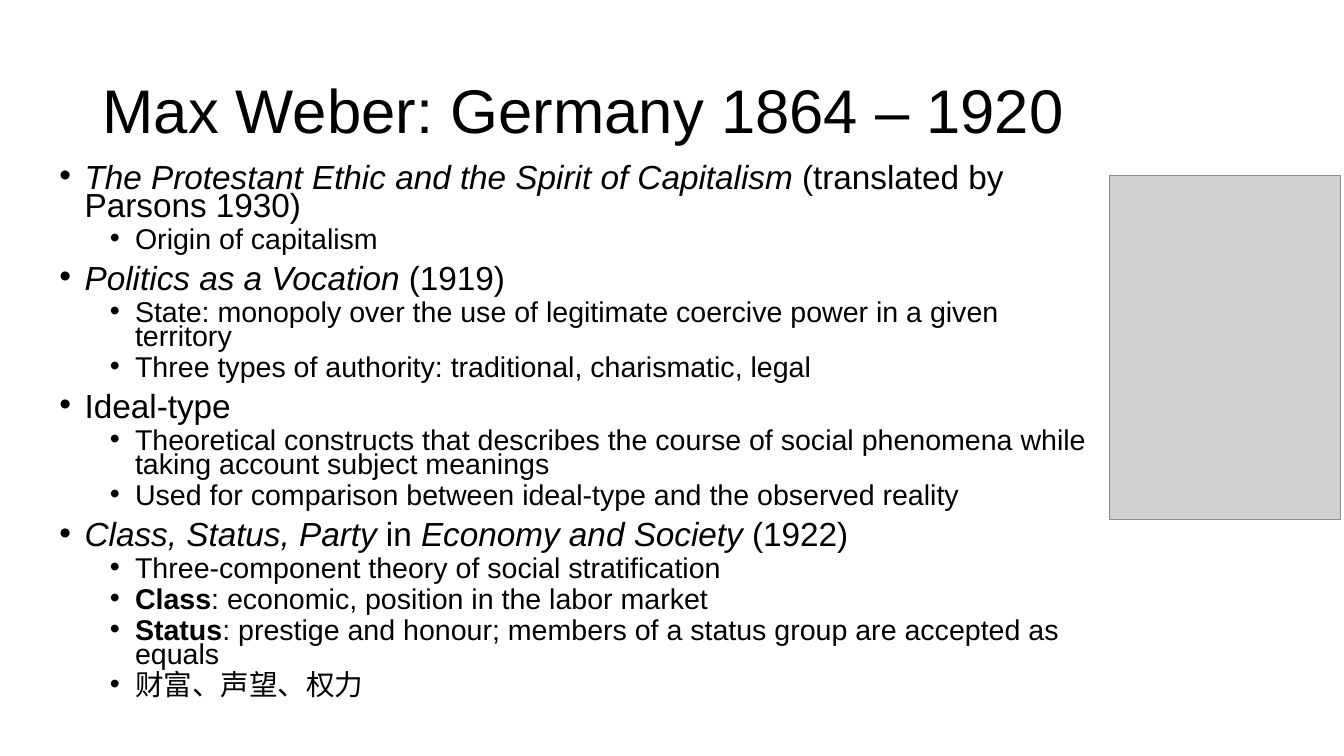
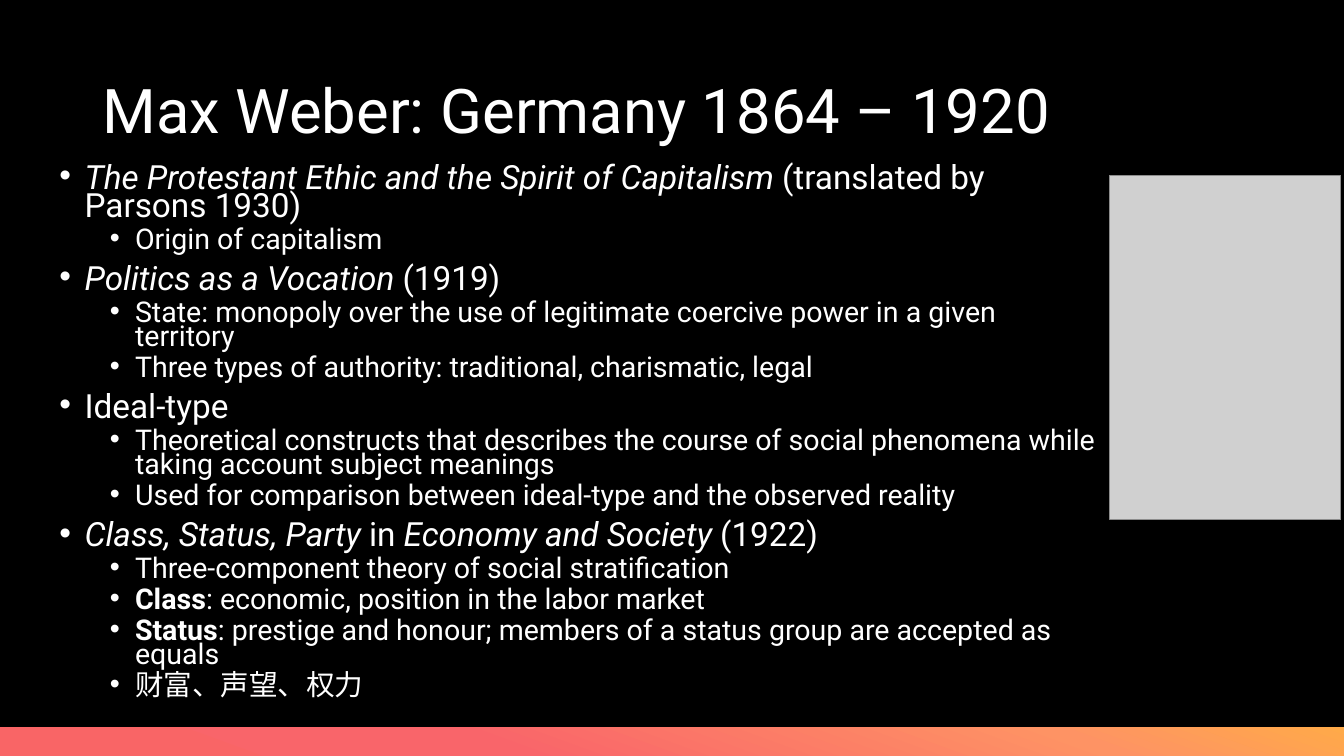
Before and after one commit to XueWenSYan/Intro_to_sociology, a slide deck: slide 15 of Meetings 1 & 2.pptx (slide 16 before the commit). Drawn at 1344x756 pixels with LibreOffice and Linux fonts; fonts in the diff are those of the drawing; grey boxes stand for pictures. Boxes give left, top, right and bottom in pixels: in the first picture for what was removed or moved away, otherwise in the second. Text is boxed around its words. In the diff, an @@ line names an element or a change of style, - is before the commit and + after.

```diff
--- a/Meetings 1 & 2.pptx
+++ b/Meetings 1 & 2.pptx
@@ background #FFFFFF to #000000 @@
@@ title "Max Weber: Germany 1864 – ..." at bbox=[102, 86, 1049, 146]: font Arial to Roboto, text colour #000000 to #FFFFFF @@
@@ text "The Protestant Ethic and the ..." at bbox=[85, 162, 1095, 698]: font Arial to Roboto, text colour #000000 to #FFFFFF; bullet colour #000000 to #FFFFFF @@
@@ rectangle added at bbox=[0, 727, 1344, 756], fill gradient #FFAA49 to #FE9364 to #F9656A to #F96566 @@
```
Also in this commit, not shown: 20 other slides changed, 2 slides added, 2 slides removed, 2 other files.
